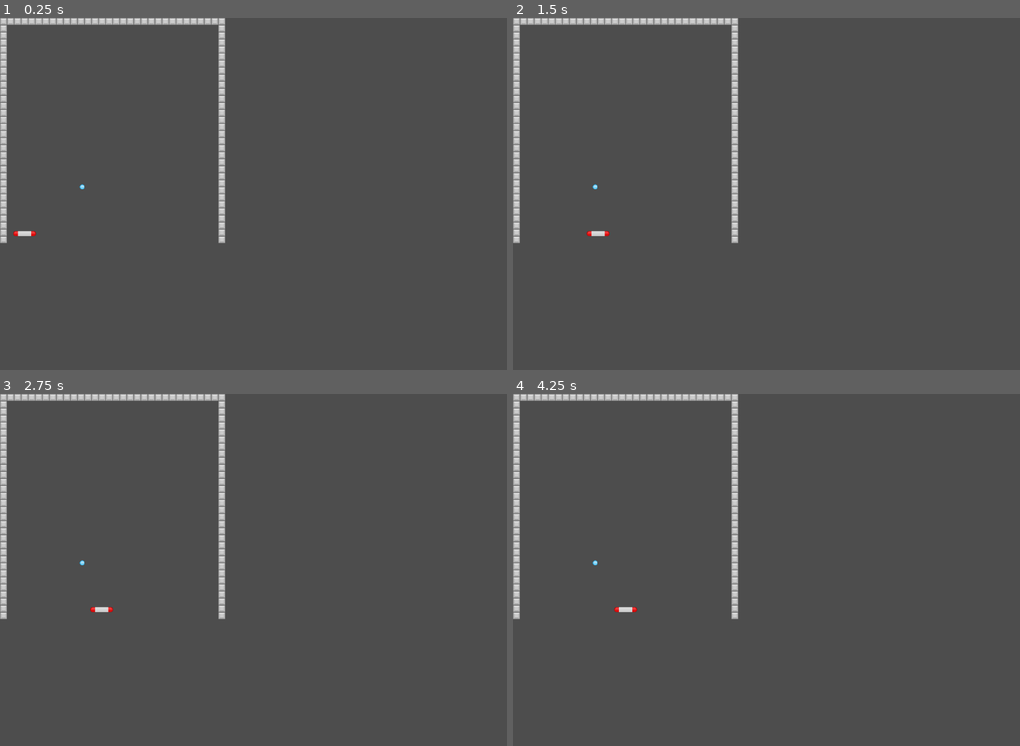
Above: before the commit, frames 1-4 (two rows, left to right).
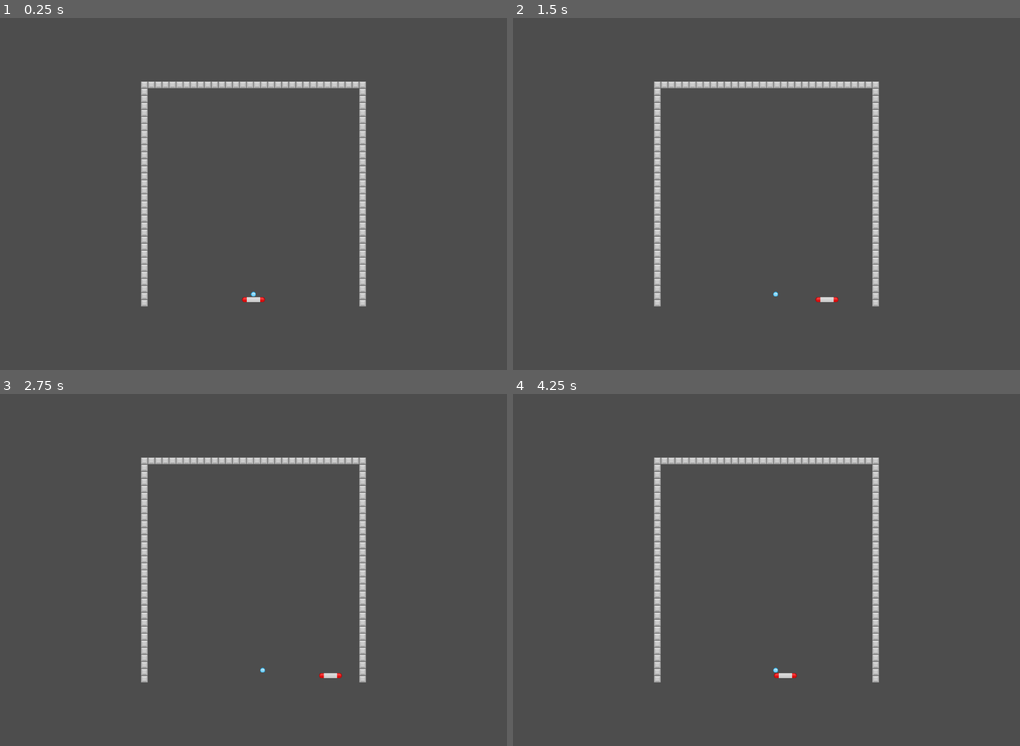
Above: after the commit, the same moments.

Repository: nicognito/game-a-week-002
Game: Godot game, scene res://scenes/level_1.tscn
The game is run twice, just before and just after one commit, with the same random seed, the same clock (stepped at 60 frames per second) and the same inputs.
Inputs:
- Up to frame 1 (0.25 s): no input
- Up to frame 2 (1.5 s): tap Enter at 0.5 s; hold D (move_right) 0.53-1.28 s; tap Space (fire) at 0.6, 1.35 s; hold A (move_left) from 1.28 s (still down)
- Up to frame 3 (2.75 s): release A (move_left) at 2.03 s; hold D (move_right) from 2.03 s (still down); tap Space (fire) at 2.1 s
- Up to frame 4 (4.25 s): tap Space (fire) at 2.85, 3.6 s; release D (move_right) at 3.53 s; hold A (move_left) from 3.53 s (still down)

The runs differ from the first frame. In frame 1, 5.3% of the frame differs, in the area x 0-73%, y 0-82%; in frame 2, 5.3%; in frame 3, 5.3%; in frame 4, 5.3%.

Commit message:
Let ball follow player before game starts

Diff:
--- a/scenes/ball.tscn
+++ b/scenes/ball.tscn
@@ -1,5 +1,6 @@
-[gd_scene load_steps=3 format=3 uid="uid://7e3owaofmbiv"]
+[gd_scene load_steps=4 format=3 uid="uid://7e3owaofmbiv"]
 
+[ext_resource type="Script" path="res://scripts/ball.gd" id="1_1hgao"]
 [ext_resource type="Texture2D" uid="uid://1n7je8dv8w4l" path="res://assets/Textures/ballBlue.png" id="1_2gaev"]
 
 [sub_resource type="CircleShape2D" id="CircleShape2D_lmjjm"]
@@ -8,6 +9,7 @@
 [node name="Ball" type="CharacterBody2D"]
 collision_layer = 4
 collision_mask = 11
+script = ExtResource("1_1hgao")
 
 [node name="Sprite2D" type="Sprite2D" parent="."]
 texture = ExtResource("1_2gaev")
--- /dev/null
+++ b/scenes/level_1.gd
@@ -0,0 +1,17 @@
+extends Node2D
+
+@onready var player = $Player
+@onready var ball = $Ball
+
+var is_start = false
+
+func _ready():
+	is_start = false
+	pass
+
+func _process(delta):
+	if not is_start:
+		ball.global_position.x = player.global_position.x
+		if Input.is_action_just_pressed("fire"):
+			is_start = true
+			print("starting")
--- a/scenes/level_1.tscn
+++ b/scenes/level_1.tscn
@@ -1,18 +1,25 @@
-[gd_scene load_steps=4 format=3 uid="uid://qnpbftaq5wlq"]
+[gd_scene load_steps=5 format=3 uid="uid://qnpbftaq5wlq"]
 
 [ext_resource type="PackedScene" uid="uid://fhw12tltn8i0" path="res://scenes/walls.tscn" id="1_b840t"]
+[ext_resource type="Script" path="res://scenes/level_1.gd" id="1_fbxjs"]
 [ext_resource type="PackedScene" uid="uid://c8g4e3b520vkw" path="res://scenes/player.tscn" id="2_eedpd"]
 [ext_resource type="PackedScene" uid="uid://7e3owaofmbiv" path="res://scenes/ball.tscn" id="3_l3ohq"]
 
 [node name="Level1" type="Node2D"]
+script = ExtResource("1_fbxjs")
 
-[node name="Node2D" type="Node2D" parent="."]
+[node name="Walls" parent="." instance=ExtResource("1_b840t")]
+position = Vector2(320, 144)
 
-[node name="Walls" parent="Node2D" instance=ExtResource("1_b840t")]
+[node name="Player" parent="." instance=ExtResource("2_eedpd")]
+position = Vector2(576, 640)
 
-[node name="Player" parent="Node2D" instance=ExtResource("2_eedpd")]
-position = Vector2(56, 490)
+[node name="Ball" parent="." instance=ExtResource("3_l3ohq")]
+position = Vector2(576, 628)
+scale = Vector2(0.5, 0.5)
 
-[node name="Ball" parent="Node2D" instance=ExtResource("3_l3ohq")]
-position = Vector2(187, 384)
-scale = Vector2(0.5, 0.5)
+[node name="PlayerRespawnLocation" type="Marker2D" parent="."]
+position = Vector2(576, 640)
+
+[node name="Marker2D" type="Marker2D" parent="."]
+position = Vector2(576, 628)
--- /dev/null
+++ b/scripts/ball.gd
@@ -0,0 +1,6 @@
+extends CharacterBody2D
+
+@export var speed = 200
+
+func _physics_process(delta):
+	pass
